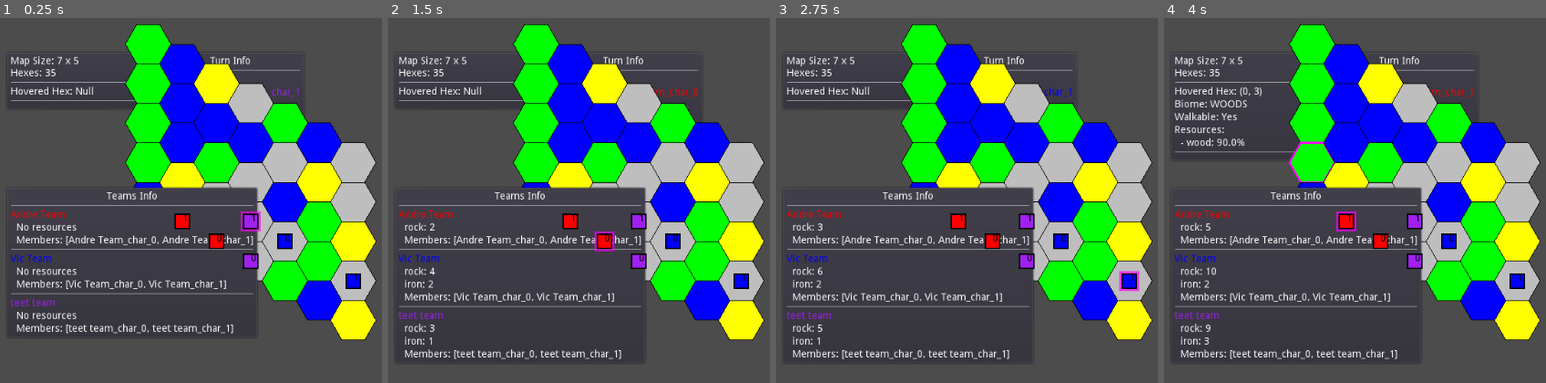
Above: before the commit, frames 1-4 (left to right).
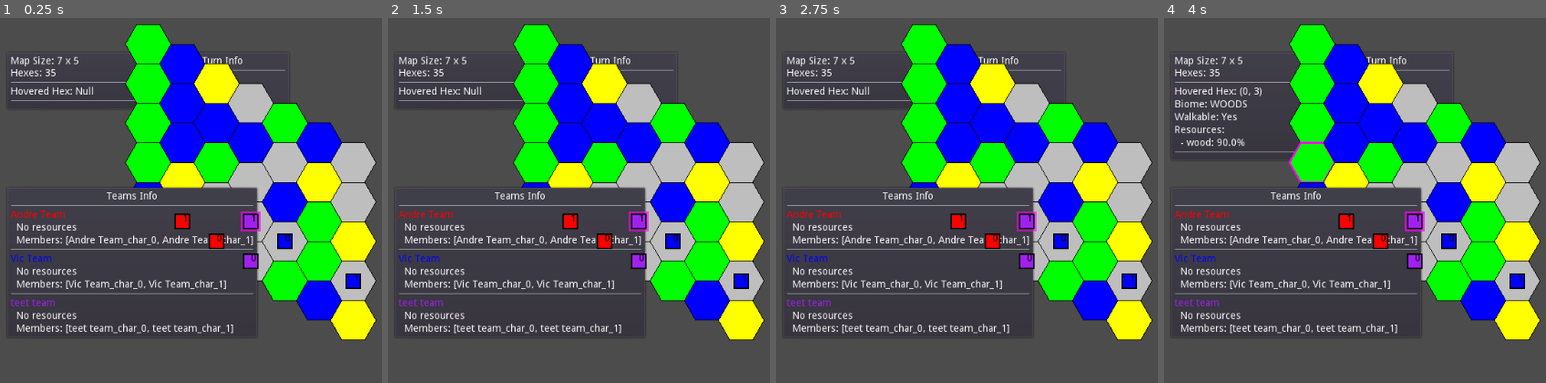
Above: after the commit, the same moments.

Repository: vgMonky/hexa_survival
Game: Godot game, scene res://hex_survival/main.tscn
Two runs of this game, one before a commit and one after it. Both use one fixed random seed, a clock stepped at 60 frames per second and the inputs below.
Inputs (mouse positions are in pixels of both pictures, inside the frame that each line leads up to):
- Up to frame 1 (0.25 s): no input
- Up to frame 2 (1.5 s): click "End Turn" at 0.5 s; click "End Turn" at 1.25 s
- Up to frame 3 (2.75 s): click "End Turn" at 2 s
- Up to frame 4 (4 s): click "End Turn" at 2.75 s; tap Enter at 3.5 s; drag from (1312, 43) to (1312, 164) at 3.52 s

The runs differ from the first frame. In frame 1, 0.2% of the frame differs, in the area x 52-79%, y 9-22%; in frame 2, 4.0%; in frame 3, 3.9%; in frame 4, 4.0%, in the area x 2-82%, y 9-94%.

Commit message:
mini characters in turn ui

Diff:
--- /dev/null
+++ b/hex_survival/view/ui/turn_character_view.gd
@@ -0,0 +1,48 @@
+# view/ui/turn_character_view.gd
+class_name TurnCharacterView
+extends Control
+
+const CHARACTER_SIZE = 15  # Smaller than map version
+const HIGHLIGHT_PADDING = 3
+const HIGHLIGHT_PULSE_SPEED = 2.0
+
+var character_data: Dictionary
+var team_color: Color
+var is_active: bool = false
+var time_passed: float = 0
+
+func _init(char_data: Dictionary, color: Color) -> void:
+	character_data = char_data
+	team_color = color
+	rect_min_size = Vector2(CHARACTER_SIZE + HIGHLIGHT_PADDING * 2, CHARACTER_SIZE + HIGHLIGHT_PADDING * 2)
+
+func _process(delta: float) -> void:
+	if is_active:
+		time_passed += delta
+		update()
+
+func set_active(active: bool) -> void:
+	is_active = active
+	update()
+
+func _draw() -> void:
+	var center = rect_min_size / 2
+
+	# Draw highlight if active
+	if is_active:
+		var highlight_size = Vector2(CHARACTER_SIZE + HIGHLIGHT_PADDING * 2,
+								   CHARACTER_SIZE + HIGHLIGHT_PADDING * 2)
+		var highlight_pos = center - highlight_size / 2
+
+		# Create pulsing effect
+		var pulse = (sin(time_passed * HIGHLIGHT_PULSE_SPEED) + 1) / 2
+		var highlight_color = Color.magenta
+		highlight_color.a = 0.5 + (0.2 * pulse)
+
+		draw_rect(Rect2(highlight_pos, highlight_size), highlight_color)
+
+	# Draw character
+	var rect_size = Vector2(CHARACTER_SIZE, CHARACTER_SIZE)
+	var rect_pos = center - rect_size / 2
+	draw_rect(Rect2(rect_pos, rect_size), team_color)
+	draw_rect(Rect2(rect_pos, rect_size), Color.black, false, 1.0)
--- a/hex_survival/view/ui/turn_ui.gd
+++ b/hex_survival/view/ui/turn_ui.gd
@@ -2,11 +2,11 @@
 class_name TurnUI
 extends UIBox
 
-var current_turn_label: Label
 var round_label: Label
 var actions_label: Label
 var end_turn_button: Button
 var state_manager: StateManager
+var turn_order_container: VBoxContainer  # New container for turn order
 
 func _init(title: String = "Turn Info", pos_preset: int = Control.PRESET_TOP_LEFT) -> void:
 	._init(title, pos_preset)
@@ -16,9 +16,9 @@
 	round_label = Label.new()
 	content.add_child(round_label)
 
-	# Current turn info
-	current_turn_label = Label.new()
-	content.add_child(current_turn_label)
+	# Turn order container
+	turn_order_container = VBoxContainer.new()
+	content.add_child(turn_order_container)
 
 	# Actions left
 	actions_label = Label.new()
@@ -29,7 +29,6 @@
 	# End turn button
 	end_turn_button = Button.new()
 	end_turn_button.text = "End Turn"
-# warning-ignore:return_value_discarded
 	end_turn_button.connect("pressed", self, "_on_end_turn_pressed")
 	content.add_child(end_turn_button)
 
@@ -41,14 +40,42 @@
 	update_turn_info(state_manager.current_state)
 
 func update_turn_info(state: GameState) -> void:
-	var current_char_id = state.turn_data.turn_order[state.turn_data.current_turn_index]
-	var current_char = state.entities.characters[current_char_id]
-	var team_color = state.teams.team_data[current_char.team].color
+	round_label.text = "Round: %d" % state.turn_data.current_round
+	actions_label.text = "Moves Left: %d" % state.turn_data.moves_left
 
-	round_label.text = "Round: %d" % state.turn_data.current_round
-	current_turn_label.text = "Current Turn: %s\nTeam: %s" % [current_char_id, current_char.team]
-	current_turn_label.modulate = team_color
-	actions_label.text = "Moves Left: %d" % state.turn_data.moves_left
+	# Clear previous turn order display
+	for child in turn_order_container.get_children():
+		child.queue_free()
+
+	# Add header
+	var header = Label.new()
+	header.text = "\nTurn Order:"
+	turn_order_container.add_child(header)
+
+	# Display turn order
+	for i in range(state.turn_data.turn_order.size()):
+		var char_id = state.turn_data.turn_order[i]
+		var char_data = state.entities.characters[char_id]
+		var team_data = state.teams.team_data[char_data.team]
+
+		# Create horizontal container for character info
+		var h_box = HBoxContainer.new()
+		h_box.add_constant_override("separation", 10)
+		turn_order_container.add_child(h_box)
+
+		# Add character view
+		var char_view = TurnCharacterView.new(char_data, team_data.color)
+		char_view.set_active(i == state.turn_data.current_turn_index)
+		h_box.add_child(char_view)
+
+		# Add character label
+		var char_label = Label.new()
+		char_label.text = "%s (%s)" % [
+			char_data.team,
+			char_id.split("_")[-1]
+		]
+		char_label.modulate = team_data.color
+		h_box.add_child(char_label)
 
 func _on_end_turn_pressed() -> void:
 	if state_manager:
--- a/project.godot
+++ b/project.godot
@@ -79,6 +79,11 @@
 "language": "GDScript",
 "path": "res://hex_survival/view/ui/teams_ui.gd"
 }, {
+"base": "Control",
+"class": "TurnCharacterView",
+"language": "GDScript",
+"path": "res://hex_survival/view/ui/turn_character_view.gd"
+}, {
 "base": "BaseSystem",
 "class": "TurnSystem",
 "language": "GDScript",
@@ -109,6 +114,7 @@
 "StateManager": "",
 "TeamSystem": "",
 "TeamsUI": "",
+"TurnCharacterView": "",
 "TurnSystem": "",
 "TurnUI": "",
 "UIBox": ""
